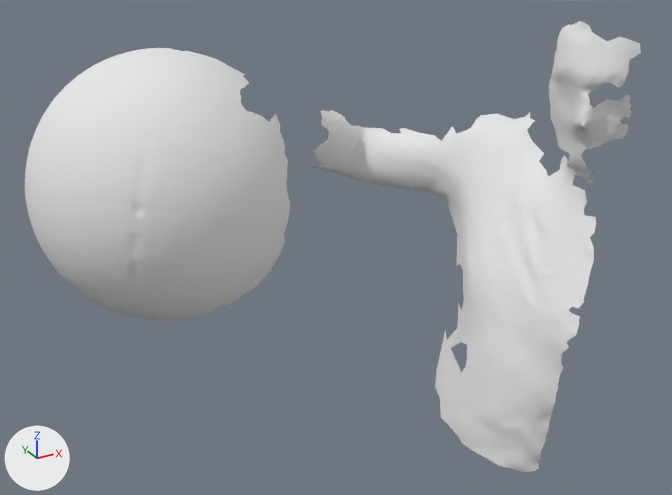
Renders of the OBJ model res/tangential2/LargeSphere_tangential_02.000046.obj from each side of a commit.
Before and after are seen from a 50 mm camera at (-282.0, -1237.0, 411.0) aimed at (310.0, -159.0, -128.0). Every picture has the same lights, and +X, +Y and +Z are marked at lower left. Where no turn or scale is listed for an object, it has been applied to the vertices.

The older version as bpy lines, for what is in view:
```python
me_largesphere_tangential_02_000046 = bpy.data.meshes.new('LargeSphere_tangential_02.000046')
me_largesphere_tangential_02_000046.from_pydata(...)  # 12933 vertices, 25449 faces; spans x -127.0..723.0, y -444.0..127.0, z -490.0..208.0
me_largesphere_tangential_02_000046.materials.append(mat_largesphere_tangential_02_000046)  # white #e7e7e7
ob_largesphere_tangential_02_000046 = bpy.data.objects.new('LargeSphere_tangential_02.000046', me_largesphere_tangential_02_000046)
ob_largesphere_tangential_02_000046.location = (0.0, 0.0, 0.0)
```
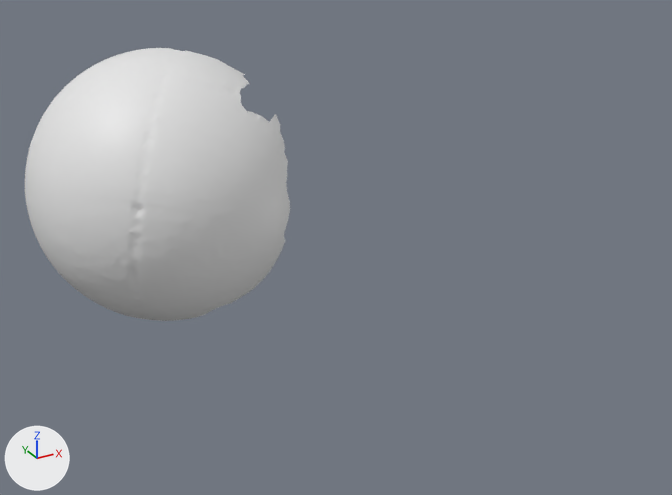
The change, as a diff of the scene's bpy script:
```diff
--- a/res/tangential2/LargeSphere_tangential_02.000046.obj.py
+++ b/res/tangential2/LargeSphere_tangential_02.000046.obj.py
@@ me_largesphere_tangential_02_000046 @@
 me_largesphere_tangential_02_000046.from_pydata(...)  # 12933 vertices, 25449 faces; spans x -127.0..723.0, y -444.0..127.0, z -490.0..208.0
 # used by ob_largesphere_tangential_02_000046; location = (0.0, 0.0, 0.0)
-me_largesphere_tangential_02_000046.materials.append(mat_largesphere_tangential_02_000046)  # white #e7e7e7
+# me_largesphere_tangential_02_000046 part 1: the loose piece of 4376 vertices spanning x 387.0..723.0, y -385.0..127.0, z -490.0..195.0 is deleted
```

Changed parts and their boxes [x1, y1, x2, y2] in the pictures (672 x 495 px):
'LargeSphere_tangential_02.000046', reshaped (57% narrower, 39% shorter)
    before: [25, 21, 641, 472]
    after: [25, 48, 290, 321]
part 1 of me_largesphere_tangential_02_000046, deleted
    before: [310, 21, 641, 472]
